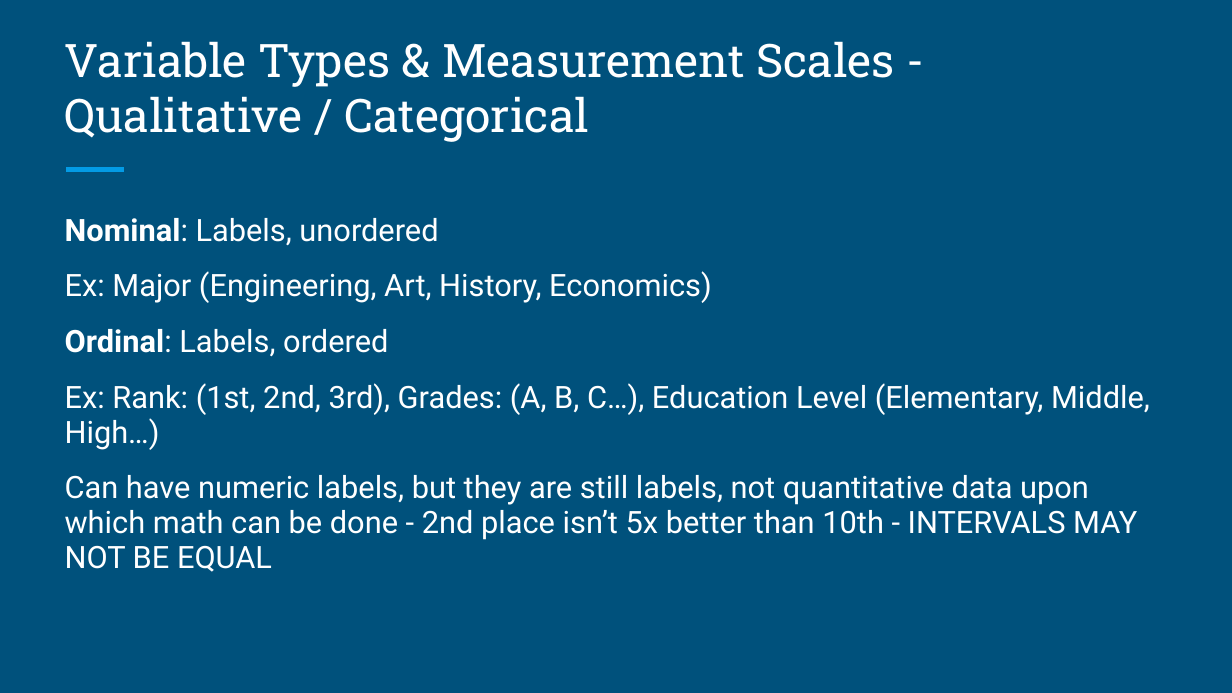
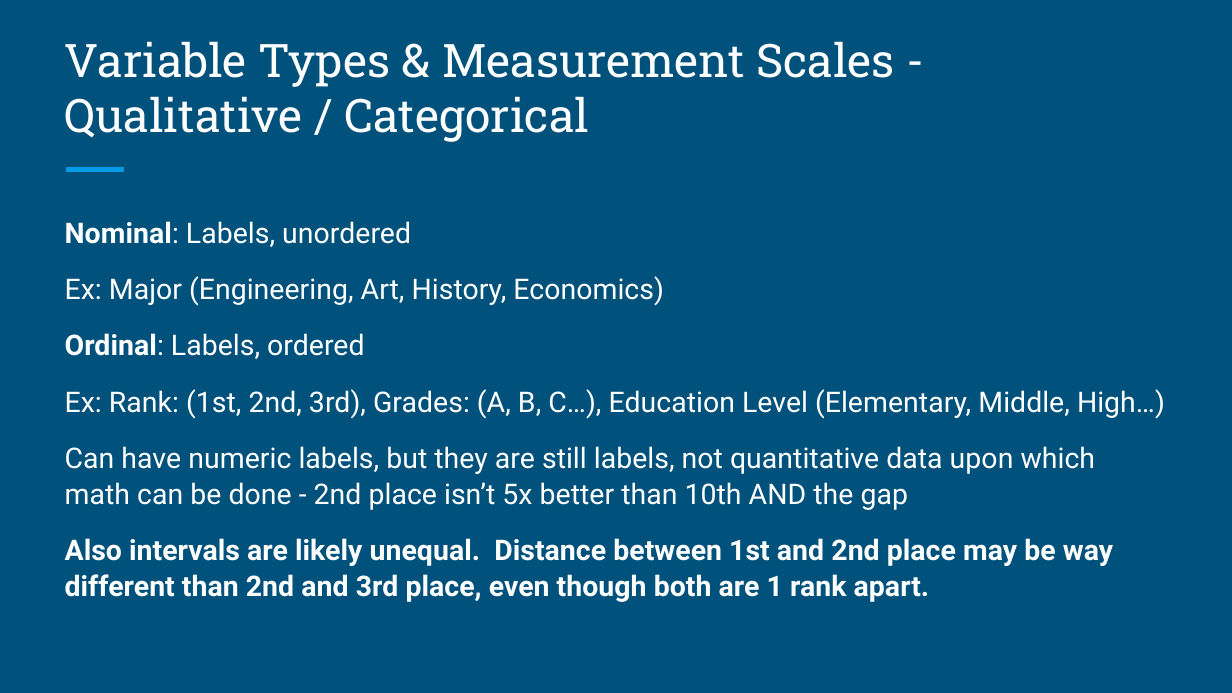
Before and after one commit to rjwrobel86/applied-business-statistics, a slide deck: slide 3 of course-materials/slides/Organizing & Visualizing Data.pptx. Drawn at 1232x693 pixels with LibreOffice and Linux fonts; fonts in the diff are those of the drawing. Boxes give left, top, right and bottom in pixels: in the first picture for what was removed or moved away, otherwise in the second. Text is boxed around its words. In the diff, an @@ line names an element or a change of style, - is before the commit and + after.

```diff
--- a/course-materials/slides/Organizing & Visualizing Data.pptx
+++ b/course-materials/slides/Organizing & Visualizing Data.pptx
@@ text at [65, 221, 1165, 419]: size 18 to 16.6 pt in "Nominal: Labels, unordered", "Ex: Major (Engineering, Art, History, Economics)", "Ordinal: Labels, ordered", "Ex: Rank: (1st, 2nd, 3rd), Grades: (A, ..."; line spacing 0.95 to 1.05 @@
@@ text at [65, 446, 1113, 602]: text changed; size 18 to 16.6 pt @@
-Can have numeric labels, but they are still labels, not quantitative data upon which math can be done - 2nd place isn’t 5x better than 10th - INTERVALS MAY NOT BE EQUAL
+Can have numeric labels, but they are still labels, not quantitative data upon which math can be done - 2nd place isn’t 5x better than 10th AND the gap
+Also intervals are likely unequal. Distance between 1st and 2nd place may be way different than 2nd and 3rd place, even though both are 1 rank apart.
```
Also in this commit, not shown: 5 other slides changed, 4 other files.
